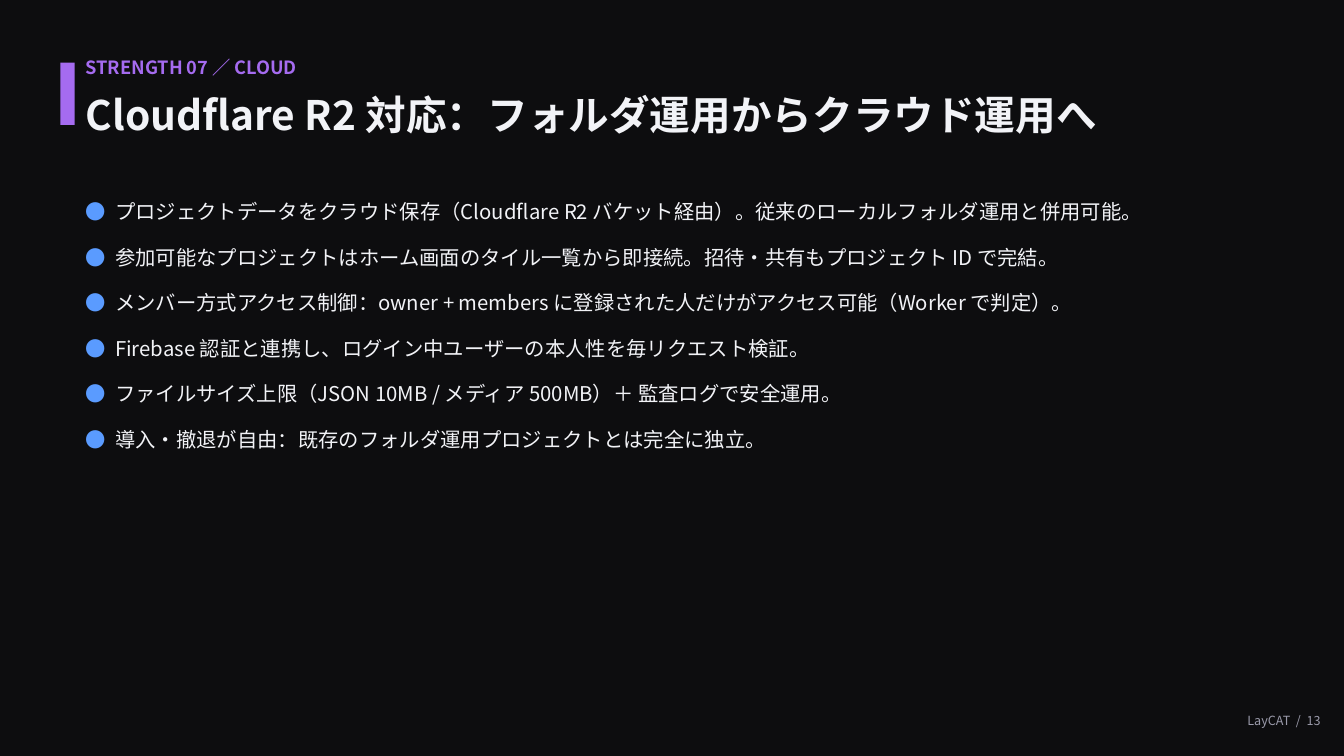
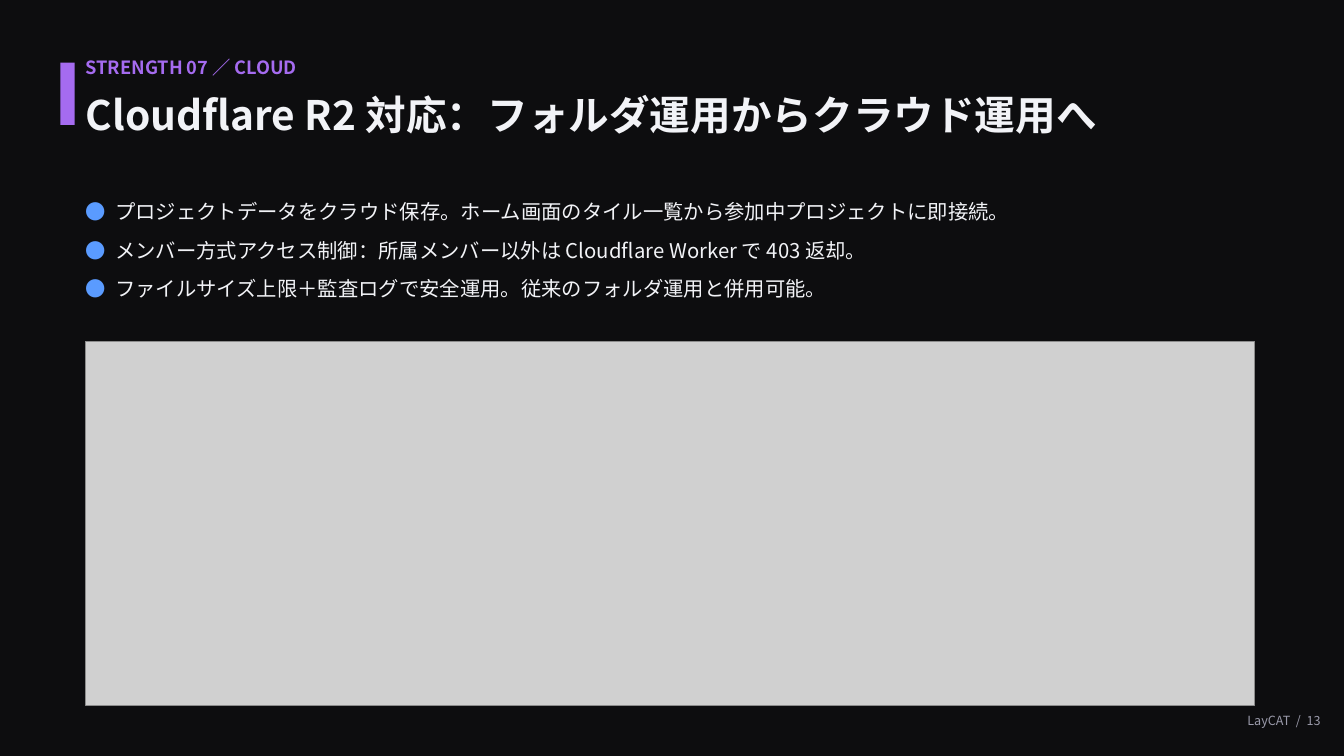
Before and after one commit to ogshaw03/lay_cat, a slide deck: slide 13 of LayCAT_紹介プレゼン.pptx. Drawn at 1344x756 pixels with LibreOffice and Linux fonts; fonts in the diff are those of the drawing; grey boxes stand for pictures. Boxes give left, top, right and bottom in pixels: in the first picture for what was removed or moved away, otherwise in the second. Text is boxed around its words. In the diff, an @@ line names an element or a change of style, - is before the commit and + after.

```diff
--- a/LayCAT_紹介プレゼン.pptx
+++ b/LayCAT_紹介プレゼン.pptx
@@ text at [115, 202, 1009, 298]: text changed @@
-● プロジェクトデータをクラウド保存（Cloudflare R2 バケット経由）。従来のローカルフォルダ運用と併用可能。
-● 参加可能なプロジェクトはホーム画面のタイル一覧から即接続。招待・共有もプロジェクト ID で完結。
-● メンバー方式アクセス制御：owner + members に登録された人だけがアクセス可能（Worker で判定）。
-● Firebase 認証と連携し、ログイン中ユーザーの本人性を毎リクエスト検証。
-● ファイルサイズ上限（JSON 10MB / メディア 500MB）＋ 監査ログで安全運用。
-● 導入・撤退が自由：既存のフォルダ運用プロジェクトとは完全に独立。
+● プロジェクトデータをクラウド保存。ホーム画面のタイル一覧から参加中プロジェクトに即接続。
+● メンバー方式アクセス制御：所属メンバー以外は Cloudflare Worker で 403 返却。
+● ファイルサイズ上限＋監査ログで安全運用。従来のフォルダ運用と併用可能。
@@ picture added at [86, 342, 1255, 706] @@
```
Also in this commit, not shown: 1 other slide changed.
